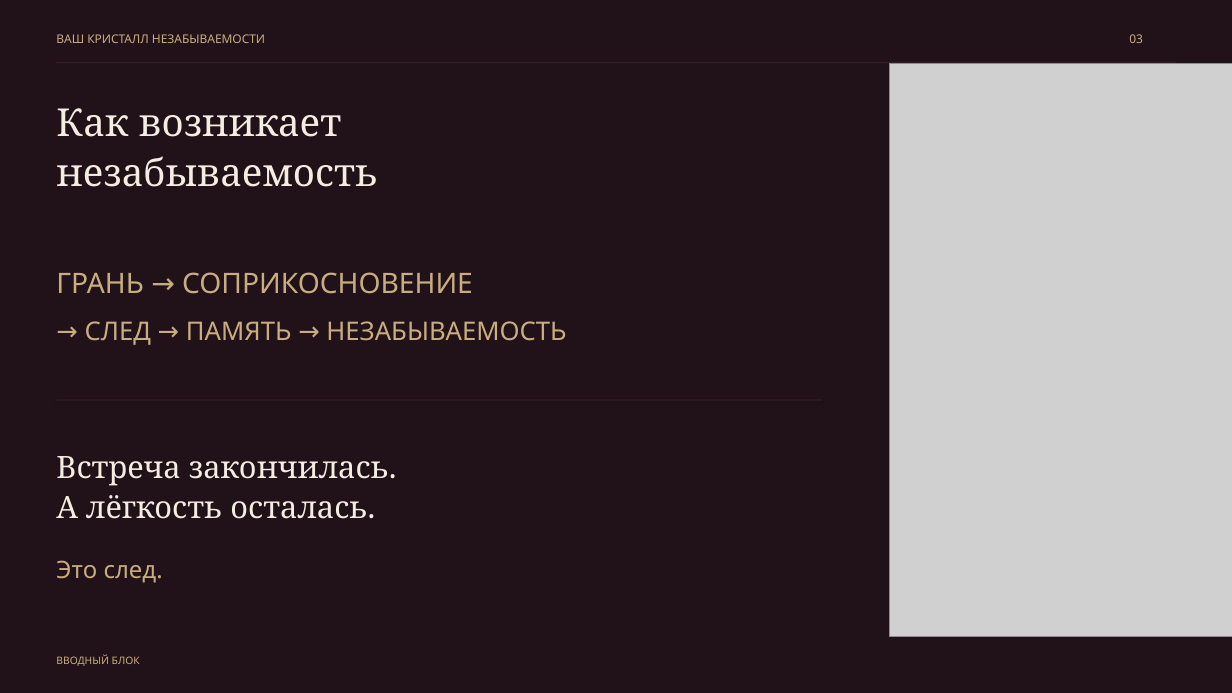
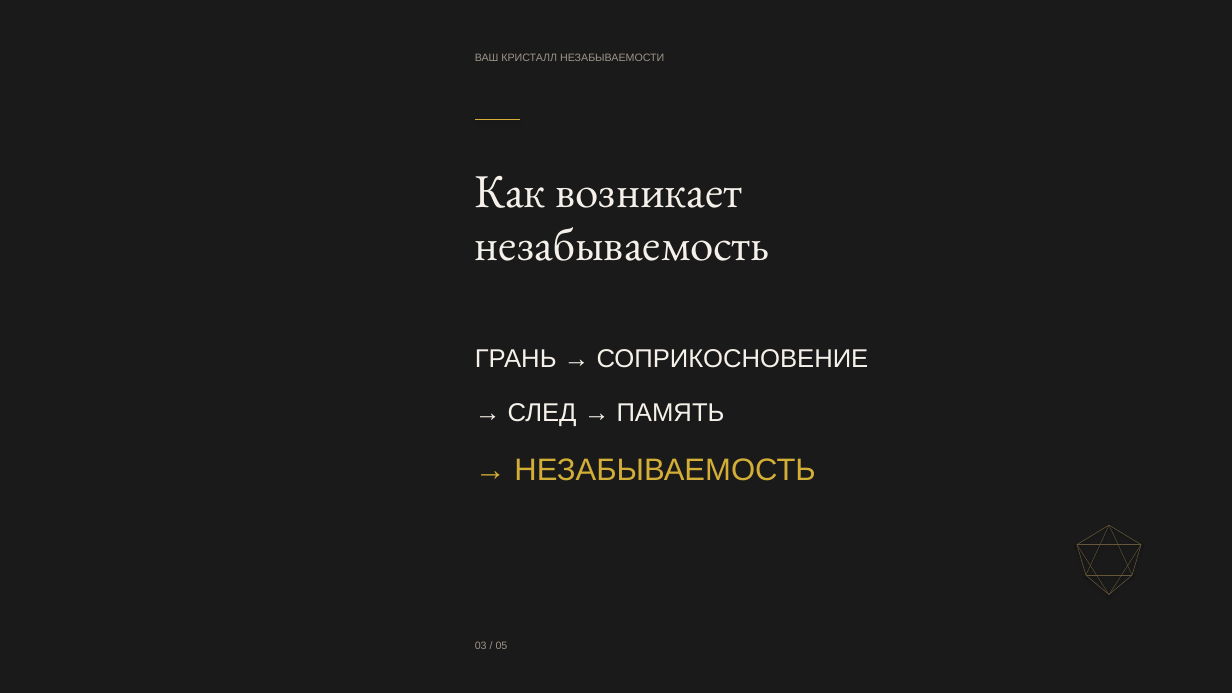
Before and after one commit to babylonofkommod-ai/-, a slide deck: slide 3 of Ваш Кристалл незабываемости.pptx. Drawn at 1232x693 pixels with LibreOffice and Linux fonts; fonts in the diff are those of the drawing; grey boxes stand for pictures. Boxes give left, top, right and bottom in pixels: in the first picture for what was removed or moved away, otherwise in the second. Text is boxed around its words. In the diff, an @@ line names an element or a change of style, - is before the commit and + after.

```diff
--- a/Ваш Кристалл незабываемости.pptx
+++ b/Ваш Кристалл незабываемости.pptx
@@ background #FFFFFF to #1A1A1A @@
@@ rectangle removed at bbox=[0, 0, 1232, 693] @@
@@ text "ВАШ КРИСТАЛЛ НЕЗАБЫВАЕМОСТИ": place and size @@
-text "ВАШ КРИСТАЛЛ НЕЗАБЫВАЕМОСТИ" at bbox=[56, 34, 265, 43]
+text "ВАШ КРИСТАЛЛ НЕЗАБЫВАЕМОСТИ" at bbox=[475, 53, 664, 61]
@@ text "ВАШ КРИСТАЛЛ НЕЗАБЫВАЕМОСТИ" at bbox=[475, 53, 664, 61]: size 11.2 to 10 pt, font Noto Sans to Arial, text colour #C9AD80 to #9C9488; line spacing 14.6pt to 12.3pt @@
@@ rectangle removed at bbox=[56, 62, 1175, 63] @@
@@ picture removed at bbox=[890, 63, 1232, 636] @@
@@ line added from (475, 120) to (520, 120), #D4AF37 0.65 pt @@
@@ text "Как возникает": place and size @@
-text "Как возникает" at bbox=[56, 108, 378, 187]
+text "Как возникает" at bbox=[475, 175, 770, 261]
@@ text "Как возникает" at bbox=[475, 175, 770, 261]: size 36 to 44 pt, font Noto Serif to EB Garamond, text colour #F4EDE2 to #F5F1EA; line spacing 46.8pt to 49.7pt @@
@@ text "ГРАНЬ → СОПРИКОСНОВЕНИЕ": place and size @@
-text "ГРАНЬ → СОПРИКОСНОВЕНИЕ" at bbox=[56, 272, 473, 294]
+text "ГРАНЬ → СОПРИКОСНОВЕНИЕ" at bbox=[475, 349, 869, 368]
@@ text "ГРАНЬ → СОПРИКОСНОВЕНИЕ" at bbox=[475, 349, 869, 368]: size 26.4 to 24 pt, font Noto Sans to Arial, text colour #C9AD80 to #F5F1EA; line spacing 34.3pt to 29.5pt @@
@@ rectangle removed at bbox=[56, 400, 822, 400] @@
@@ text at bbox=[508, 403, 725, 426]: text changed; font Noto Sans to Arial; text colour #C9AD80 to #F5F1EA @@
-→ СЛЕД → ПАМЯТЬ → НЕЗАБЫВАЕМОСТЬ
+→ СЛЕД → ПАМЯТЬ
@@ text removed at bbox=[56, 456, 397, 519] @@
-Встреча закончилась.
-А лёгкость осталась.
@@ text added at bbox=[514, 458, 815, 481], 29 pt, text #D4AF37 @@
+→ НЕЗАБЫВАЕМОСТЬ
@@ line added from (1077, 544) to (1109, 525), #655839 0.5 pt @@
@@ line added from (1109, 525) to (1086, 575), #655839 0.4 pt @@
@@ line added from (1109, 525) to (1141, 544), #655839 0.5 pt @@
@@ line added from (1109, 525) to (1132, 575), #655839 0.4 pt @@
@@ text removed at bbox=[56, 560, 163, 583] @@
-Это след.
@@ line added from (1086, 575) to (1077, 544), #655839 0.5 pt @@
@@ line added from (1109, 594) to (1077, 544), #655839 0.4 pt @@
@@ line added from (1141, 544) to (1077, 544), #655839 0.4 pt @@
@@ line added from (1141, 544) to (1109, 594), #655839 0.4 pt @@
@@ line added from (1141, 544) to (1132, 575), #655839 0.5 pt @@
@@ line added from (1109, 594) to (1086, 575), #655839 0.5 pt @@
@@ line added from (1132, 575) to (1086, 575), #655839 0.4 pt @@
@@ line added from (1132, 575) to (1109, 594), #655839 0.5 pt @@
@@ text removed at bbox=[56, 654, 140, 666] @@
-ВВОДНЫЙ БЛОК
@@ text at bbox=[475, 641, 508, 649]: text changed; size 11.2 to 10 pt; font Noto Sans to Arial; text colour #C9AD80 to #9C9488 @@
-03
+03 / 05
```
Also in this commit, not shown: 4 other slides changed, 1 other file.
